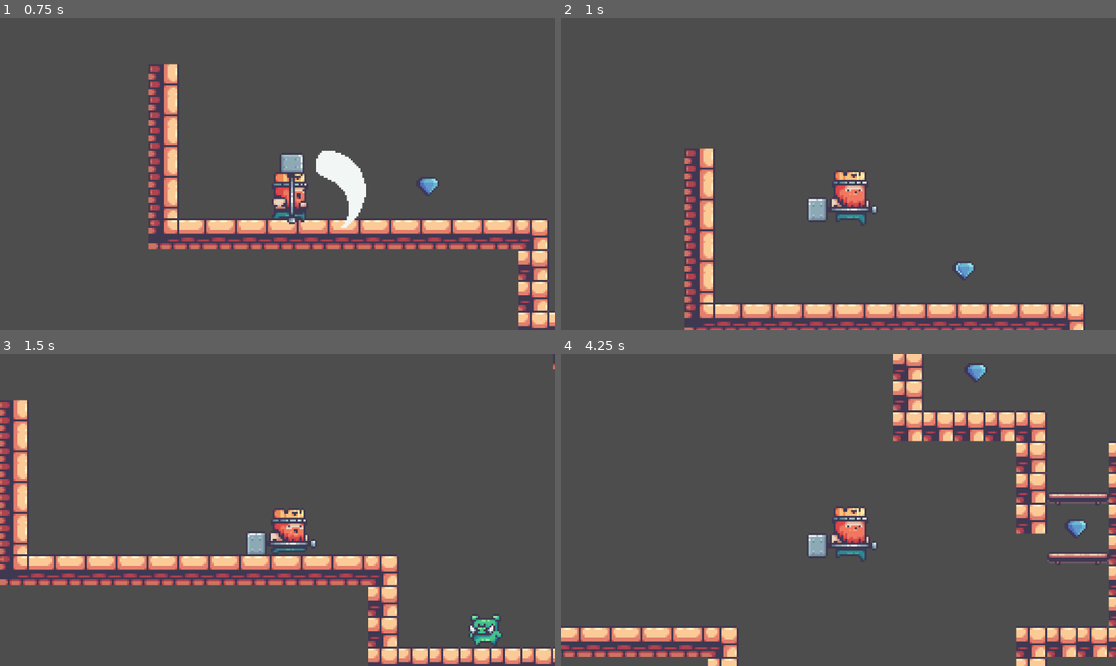
Above: before the commit, frames 1-4 (two rows, left to right).
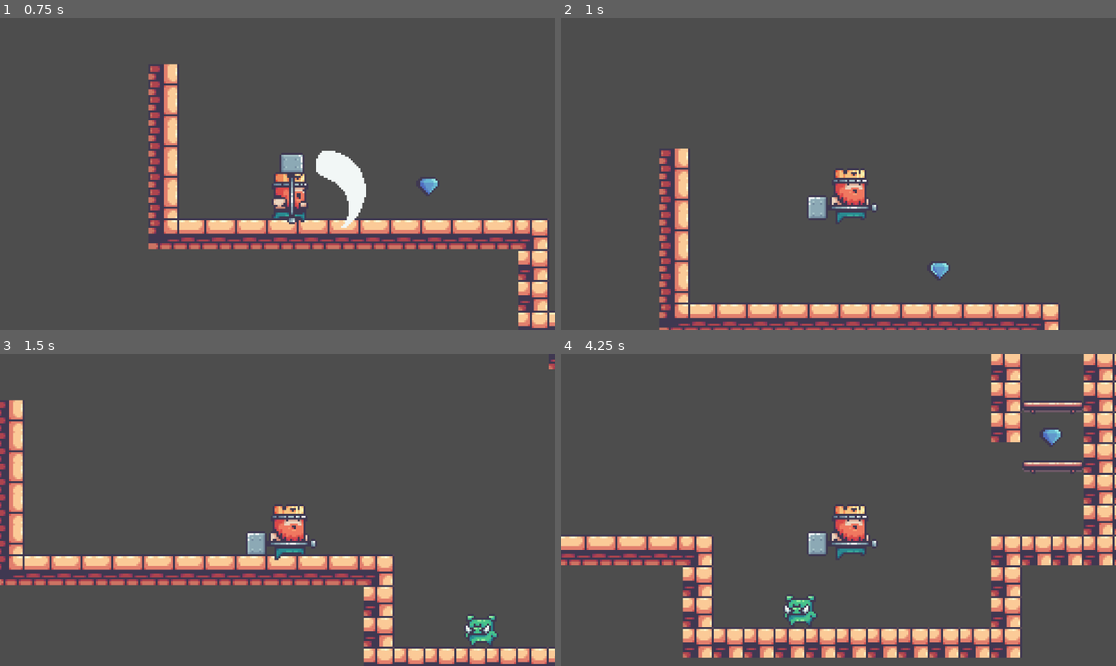
Above: after the commit, the same moments.

Repository: samuelurbinaflor/pmv-godot-learning-game
Game: Godot game, scene res://scenes/game.tscn
Two runs of this game, one before a commit and one after it. Both use one fixed random seed, a clock stepped at 60 frames per second and the inputs below.
Inputs:
- Up to frame 1 (0.75 s): tap Enter (attack) at 0.5, 0.6 s; hold D (m_right) from 0.53 s (still down)
- Up to frame 2 (1 s): keep holding D (m_right); tap W (jump) at 0.77, 0.8 s
- Up to frame 3 (1.5 s): keep holding D (m_right); tap W (jump) at 1.07, 1.35 s
- Up to frame 4 (4.25 s): tap W (jump) at 1.52, 1.82, 2.3, 3.02, 3.32, 3.6, 3.77, 4.07 s; tap Enter (attack) at 1.55, 2.1, 2.85 s; release D (m_right) at 2.03 s; hold A (m_left) 2.03-2.78 s; hold D (m_right) from 2.78 s (still down)

Frame 1 is identical in both runs. In frame 2, 6.9% of the frame differs, in the area x 17-95%, y 41-100%; in frame 3, 6.5%; in frame 4, 20%, in the area x 0-100%, y 0-100%.

Commit message:
player_basic_animations
Move, jump, fall, attack animations

Diff:
--- a/scenes/pig.tscn
+++ b/scenes/pig.tscn
@@ -1,9 +1,8 @@
-[gd_scene load_steps=15 format=3 uid="uid://bs8jw2wy1bnbc"]
+[gd_scene load_steps=16 format=3 uid="uid://bs8jw2wy1bnbc"]
 
 [ext_resource type="Texture2D" uid="uid://baw21jmffruuo" path="res://assets/pig/Pig/Idle (34x28).png" id="1_4a8uq"]
 
-[sub_resource type="RectangleShape2D" id="RectangleShape2D_4a8uq"]
-size = Vector2(18, 17)
+[sub_resource type="GDScript" id="GDScript_sq5kf"]
 
 [sub_resource type="AtlasTexture" id="AtlasTexture_ct3s0"]
 atlas = ExtResource("1_4a8uq")
@@ -90,13 +89,11 @@
 "speed": 5.0
 }]
 
-[node name="pig" type="CharacterBody2D"]
-collision_layer = 2
-collision_mask = 13
+[sub_resource type="RectangleShape2D" id="RectangleShape2D_4a8uq"]
+size = Vector2(18, 17)
 
-[node name="CollisionShape2D" type="CollisionShape2D" parent="."]
-position = Vector2(3, 5.5)
-shape = SubResource("RectangleShape2D_4a8uq")
+[node name="pig" type="Node2D"]
+script = SubResource("GDScript_sq5kf")
 
 [node name="AnimatedSprite2D" type="AnimatedSprite2D" parent="."]
 sprite_frames = SubResource("SpriteFrames_crx00")
@@ -111,6 +108,7 @@
 
 [node name="attack_hitbox" type="Area2D" parent="."]
 collision_layer = 32
+collision_mask = 9
 
 [node name="CollisionShape2D" type="CollisionShape2D" parent="attack_hitbox"]
 position = Vector2(3, 5.5)
--- a/scenes/player.tscn
+++ b/scenes/player.tscn
@@ -305,7 +305,7 @@
 }],
 "loop": true,
 "name": &"ground",
-"speed": 5.0
+"speed": 1.0
 }, {
 "frames": [{
 "duration": 1.0,
@@ -400,14 +400,14 @@
 
 [sub_resource type="CapsuleShape2D" id="CapsuleShape2D_d2wvv"]
 
-[node name="Player" type="CharacterBody2D"]
+[node name="Player" type="CharacterBody2D" groups=["player"]]
 z_index = 5
 collision_mask = 122
 script = ExtResource("1_d2wvv")
 
 [node name="AnimatedSprite2D" type="AnimatedSprite2D" parent="."]
 sprite_frames = SubResource("SpriteFrames_jej6c")
-animation = &"hit"
+animation = &"ground"
 autoplay = "idle"
 
 [node name="CollisionShape2D" type="CollisionShape2D" parent="."]
--- a/scripts/pig.gd
+++ /dev/null
@@ -1,19 +0,0 @@
-extends Node2D
-
-const SPEED = 60
-var direction = -1
-
-@onready var ray_cast_right: RayCast2D = $RayCastRight
-@onready var ray_cast_left: RayCast2D = $RayCastLeft
-@onready var animated_sprite: AnimatedSprite2D = $AnimatedSprite2D
-
-
-# Called every frame. 'delta' is the elapsed time since the previous frame.
-func _process(delta: float) -> void:
-	if ray_cast_right.is_colliding():
-		direction = -1
-		animated_sprite.flip_h = false
-	if ray_cast_left.is_colliding():
-		direction = 1
-		animated_sprite.flip_h = true
-	position.x += direction * SPEED * delta
--- a/scripts/player.gd
+++ b/scripts/player.gd
@@ -1,77 +1,78 @@
 extends CharacterBody2D
 
+# === CONST ===
+const SPEED := 130.0
+const JUMP_VELOCITY := -300.0
+const MAX_HEALTH := 3
+const ATTACK_DELAY := 0.1
+const ATTACK_DURATION := 0.2
 
-const SPEED = 130.0
-const JUMP_VELOCITY = -300.0
+# === VAR ===
+var current_health := MAX_HEALTH
+var alive := true
+var is_attacking := false
 
+# === REFS ===
 @onready var animated_sprite: AnimatedSprite2D = $AnimatedSprite2D
 @onready var attack_hitbox: Area2D = $Attack_Hitbox
 
-var is_attacking = false
-
 func _ready():
-	attack_hitbox.monitoring = false  # Desactivada al inicio
+	attack_hitbox.monitoring = false
 
 func _physics_process(delta: float) -> void:
-	if is_attacking:
-		velocity.x = 0
+	# Movimiento horizontal
+	if is_attacking and is_on_floor():
+		velocity.x = 0  # frena solo si está en suelo
 	else:
 		handle_movement()
 
-	# Add the gravity.
-	if not is_on_floor():
-		velocity += get_gravity() * delta
-
-	# Handle jump.
-	if Input.is_action_just_pressed("jump") and is_on_floor():
-		velocity.y = JUMP_VELOCITY
-
+	apply_gravity(delta)
+	handle_jump()
 	move_and_slide()
 
-func handle_movement():
-	# Get the input direction: -1, 0, 1
+	# Animaciones (solo si no está atacando)
+	if not is_attacking:
+		if is_on_floor():
+			animated_sprite.play("idle" if velocity.x == 0 else "run")
+		else:
+			animated_sprite.play("jump" if velocity.y < 0 else "fall")
+
+func _process(delta: float) -> void:
+	if Input.is_action_just_pressed("attack") and not is_attacking:
+		attack()
+
+# === Physics y movimiento ===
+func handle_movement() -> void:
 	var direction := Input.get_axis("m_left", "m_right")
 
-	#Flip the Sprite
-	if direction > 0:
-		animated_sprite.flip_h = false
-	if direction < 0:
-		animated_sprite.flip_h = true
+	# Flip del sprite
+	animated_sprite.flip_h = direction < 0
 
-	# Horizontal movement
+	# Movimiento
 	if direction != 0:
 		velocity.x = direction * SPEED
 	else:
 		velocity.x = move_toward(velocity.x, 0, SPEED)
 
-	# Play animation
-	if is_on_floor():
-		if direction == 0:
-			animated_sprite.play("idle")
-		else:
-			animated_sprite.play("run")
-	else:
-		animated_sprite.play("fall")
+func apply_gravity(delta: float) -> void:
+	if not is_on_floor():
+		velocity += get_gravity() * delta
 
+func handle_jump() -> void:
+	if Input.is_action_just_pressed("jump") and is_on_floor():
+		velocity.y = JUMP_VELOCITY
+		animated_sprite.play("jump")
 
-func _process(delta: float) -> void:
-	if Input.is_action_just_pressed("attack") and not is_attacking:
-		attack()
-
-func attack():
+# === Ataque ===
+func attack() -> void:
 	is_attacking = true
 	animated_sprite.play("attack")
 
-	await get_tree().create_timer(0.1).timeout  # delay
+	await get_tree().create_timer(ATTACK_DELAY).timeout
 	attack_hitbox.monitoring = true
 
-	await get_tree().create_timer(0.2).timeout  # attacking time
+	await get_tree().create_timer(ATTACK_DURATION).timeout
 	attack_hitbox.monitoring = false
-
-func _on_Hitbox_body_entered(body):
-	if body.is_in_group("Enemy"):
-		body.take_damage(10)
-
 
 func _on_animated_sprite_2d_animation_finished() -> void:
 	if animated_sprite.animation == "attack":
Not shown, removed: scripts/pig.gd.uid
